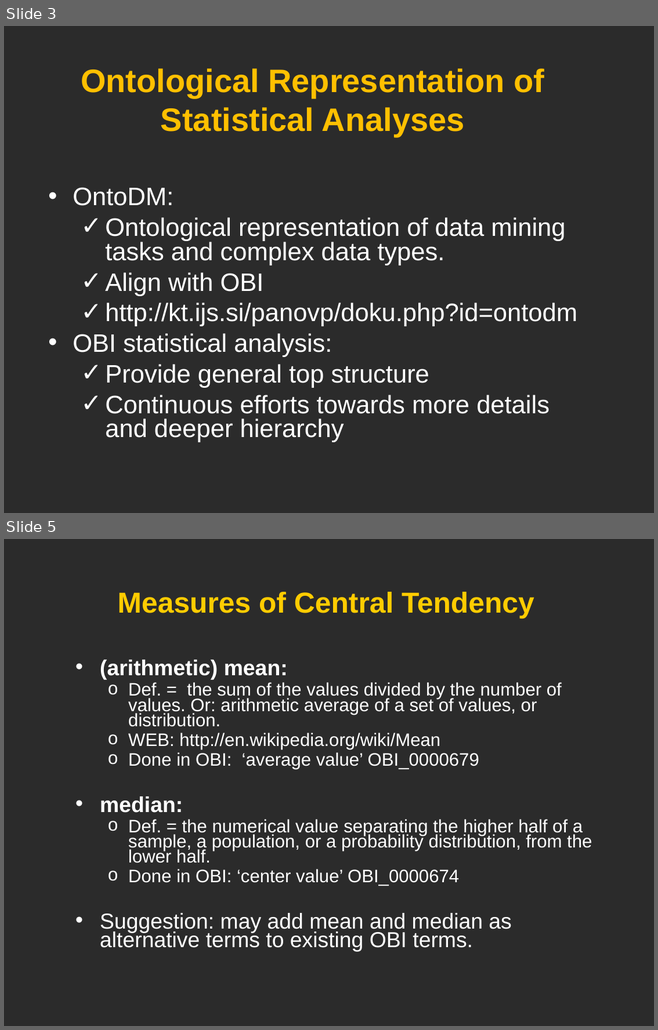
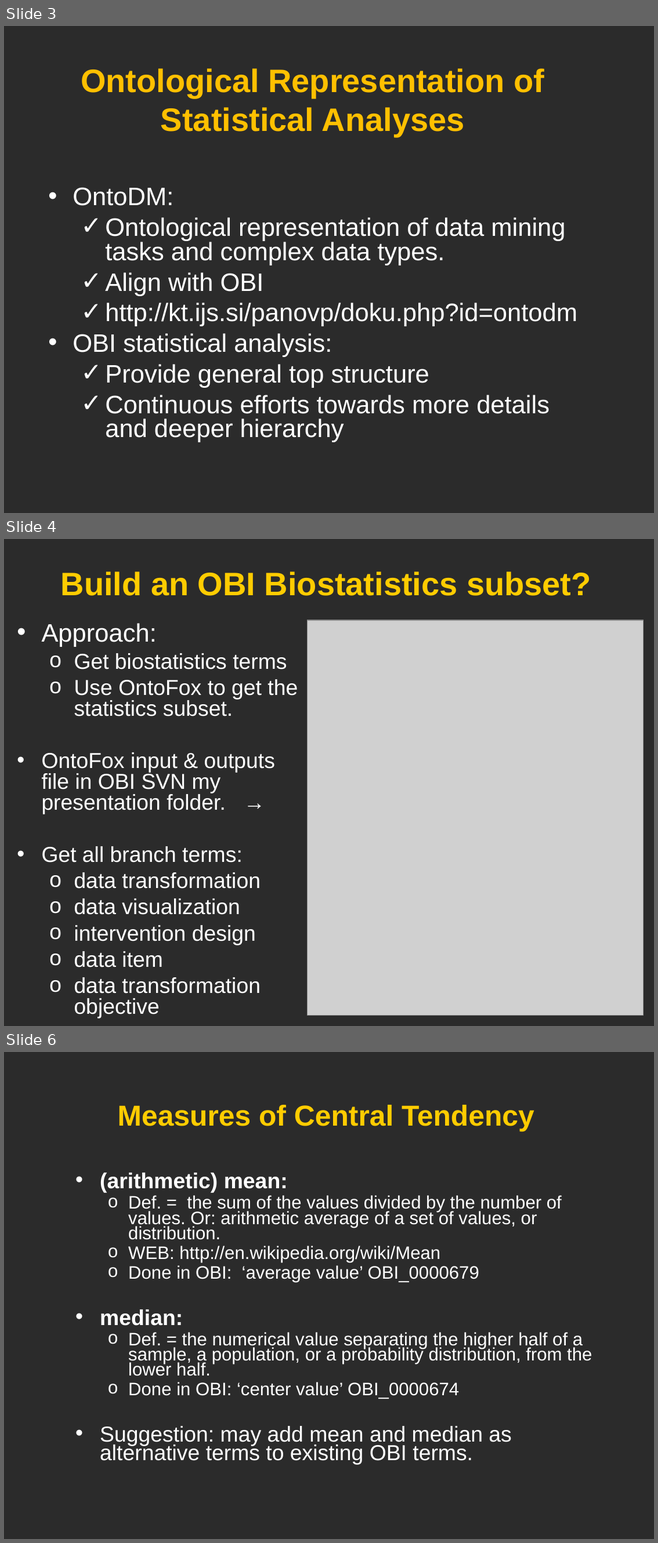
Before and after one commit to obi-ontology/obi-legacy-svn, a slide deck: trunk/docs/presentations/OBI workshop May 2012 Ann Arbor/OBI Statistics/Statistics_OBI_He.ppt. Shown one above the other, each under a label of ours: slides 3 and 5 before the commit, slides 3, 4 and 6 after it; the slides between them are not shown. The pictures are 658x1030 and 658x1543 pixels, drawn with LibreOffice and Linux fonts; fonts in the diff are those of the drawing; grey boxes stand for pictures; background and template pictures are left out; a plain dark background stands for a picture behind light text. Boxes give left, top, right and bottom in pixels: in the first picture for what was removed or moved away, otherwise in the second. Text is boxed around its words. In the diff, an @@ line names an element or a change of style, - is before the commit and + after.

Commit message:
Some updates on OBI biostatistics presentation. Also commit two new files: OntoFox input file, and the output file which forms the OBI biostatistics subset. Oliver He

```diff
--- a/trunk/docs/presentations/OBI workshop May 2012 Ann Arbor/OBI Statistics/Statistics_OBI_He.ppt
+++ b/trunk/docs/presentations/OBI workshop May 2012 Ann Arbor/OBI Statistics/Statistics_OBI_He.ppt
@@ slide 4 added at <box>4,539,654,1026</box>, background picture (left out) @@
@@ title added at <box>61,571,591,596</box>, 36 pt, text #FFCC00, bold @@
+Build an OBI Biostatistics subset?
@@ text added at <box>42,623,297,1019</box>, 24 pt, text #FFFFFF @@
+• Approach:
+  o Get biostatistics terms
+  o Use OntoFox to get the statistics subset.
+• OntoFox input & outputs file in OBI SVN my presentation folder. →
+• Get all branch terms:
+  o data transformation
+  o data visualization
+  o intervention design
+  o data item
+  o data transformation objective
@@ picture added at <box>307,620,643,1016</box> @@
@@ what was slide 5 is now slide 6 @@
```
Also in this commit, not shown: 1 slide changed, 1 other slide added, 1 slide removed, 3 other files.
